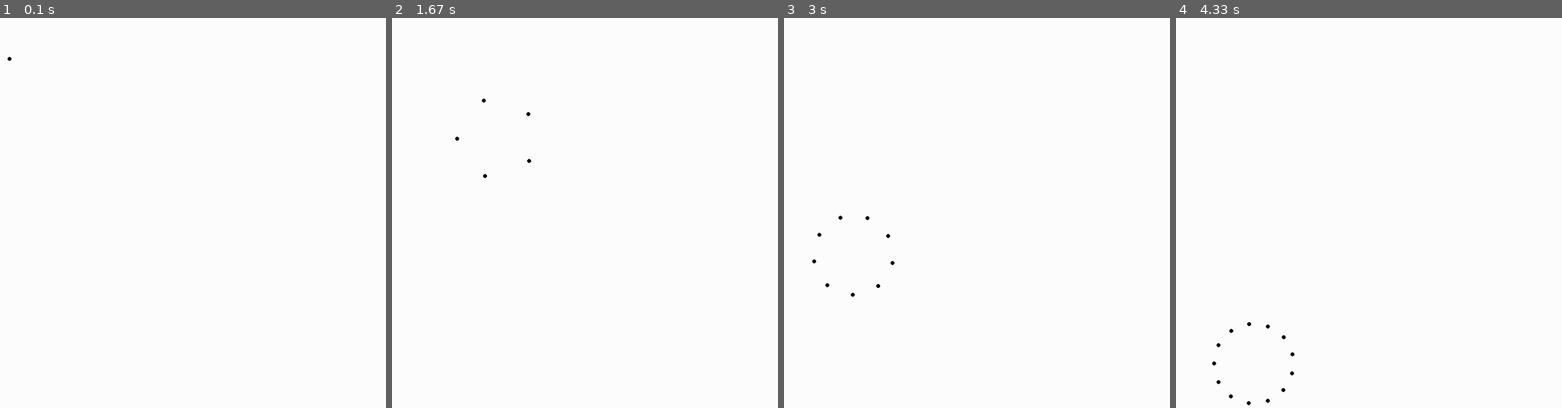
Above: before the commit, frames 1-4 (left to right).
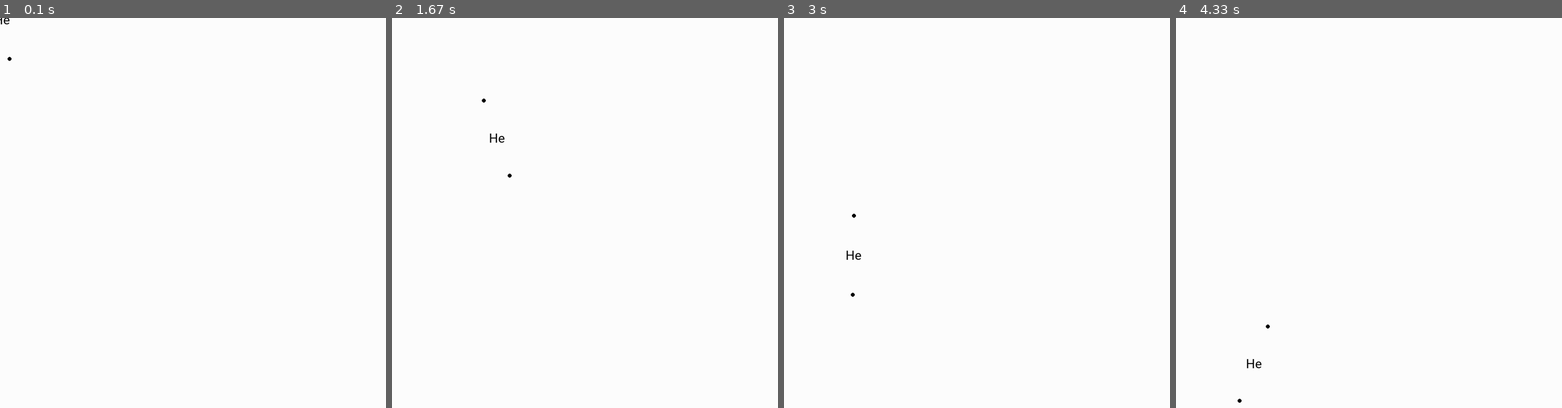
Above: after the commit, the same moments.

Repository: 15collinst/Pygame
Game: pygame game, started from element_orbiting.py
Same seed, same stepped clock (60 frames per second), same inputs: the game is played once before the commit and once after it.
Inputs (mouse positions are in pixels of both pictures, inside the frame that each line leads up to):
- Up to frame 1 (0.1 s): no input
- Up to frame 2 (1.67 s): click (588, 216) at 0.38 s; click (631, 302) at 0.72 s; click (735, 357) at 1.05 s; click (496, 138) at 1.38 s
- Up to frame 3 (3 s): click (980, 263) at 1.72 s; click (926, 135) at 2.05 s; click (1119, 322) at 2.38 s; click (853, 255) at 2.72 s
- Up to frame 4 (4.33 s): click (1260, 138) at 3.05 s; click (1280, 287) at 3.38 s; click (1515, 306) at 3.72 s; click (1253, 365) at 4.05 s

The runs differ from the first frame. In frame 1, less than 0.1% of the frame differs, in the area x 0-3%, y 0-2%; in frame 2, less than 0.1%; in frame 3, 0.1%; in frame 4, 0.2%, in the area x 9-31%, y 77-100%.

Commit message:
Added text to show the element symbol using a class for elements

Diff:
--- a/element_orbiting.py
+++ b/element_orbiting.py
@@ -41,45 +41,43 @@
         orbit_pos = self.get_position(mx, my, angle)
         pygame.draw.circle(screen, orbit_col, orbit_pos, ELECTRON_SIZE, 0)
 
-    # def get_closest_electron(self,angle):
+class Element():
+    def __new__(cls, atomic_number):
+        for i in range(atomic_number):
+            ELECTRONS.append(Electron())
+        return super(Element, cls).__new__(cls)
 
-    #     closest_distance = ORBIT_RADIUS * 2
-    #     for i in range(len(ELECTRONS)):
-    #         x1, y1 = self.get_position(mx,my,angle)
-    #         x2, y2 = ELECTRONS[i].get_position(mx,my,angle)
-    #         distance_to_neighbour = math.sqrt( ((x2 - x1) ** 2) + ((y2 - y1) ** 2) )
+    def __init__(element, atomic_number):
+        element.atomic_number = atomic_number
+        element.electrons = []
 
-    #         if distance_to_neighbour < closest_distance:
-    #             closest_distance = distance_to_neighbour
-    #             closest_electron = ELECTRONS[i]
-
-    #     pygame.draw.line(screen, RED, self.get_position(mx,my,angle), closest_electron.get_position(mx,my,angle), 5)
-
-    #     R = ORBIT_RADIUS
-    #     D = closest_distance
-    #     angle_apart = math.degrees(2 * math.asin(D / (2 * R)))
+    def draw(element, screen, mx ,my):
+        elements = ["H", "He","Li","Be","B","C","N","O","F","Ne","Na","Mg","Al","Si","P","S","Cl","Ar"]
+        symbol = elements[element.atomic_number -1]
+        font = pygame.font.Font("assets/sprites/Roboto-Regular.ttf", 32)
+        img = font.render(symbol, True, (0,0,0))
+        sprite_centre_x = mx - img.get_width() / 2
+        sprite_centre_y = my - img.get_height() / 2
+        screen.blit(img, (sprite_centre_x, sprite_centre_y))
 
 
-ELECTRONS.append(Electron())
+test_element = Element(2)
 
 while run:
     mx,my = pygame.mouse.get_pos()
     for event in pygame.event.get():
         if event.type == pygame.QUIT:
             run = False
-        if event.type == pygame.MOUSEBUTTONDOWN:
-            ELECTRONS.append(Electron())
+        # if event.type == pygame.MOUSEBUTTONDOWN:
+        #     ELECTRONS.append(Electron())
 
     screen.fill(bg)
 
+    test_element.draw(screen, mx ,my)
+
     for i in range(len(ELECTRONS)):
         rotation = i * (360 / len(ELECTRONS))
-        # print(ELECTRONS[i].get_position(mx, my))
         ELECTRONS[i].draw(angle+rotation)
-        # if len(ELECTRONS) == 1:
-        #     pass
-        # else:
-        #     ELECTRONS[i].get_closest_electron(angle)
 
     angle += ROTATION_SPEED
 
